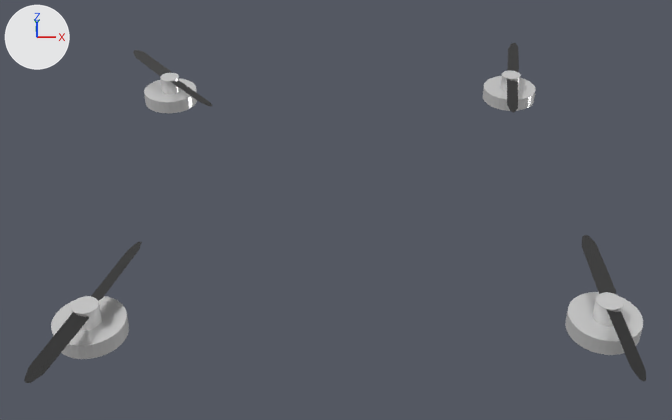
A saved change to the Blender file vizualizacija/app/Drone_OpenGL/DroneOpenGL/models/drone_props.blend.
Both versions are drawn from a camera (50 mm lens) standing at (-0.06, -3.18, 2.56) and looking at (-0.02, 0.09, 0.29). The lights are fixed; the arrows at upper left show +X, +Y and +Z.

Names of what the first picture shows: 'Blade2_Circle.000_Blade2_Circle.008', 'Blade2_Circle.001_Blade2_Circle.009', 'Blade2_Circle.002_Blade2_Circle.010', 'Blade2_Circle.003_Blade2_Circle.011', 'Blade2_Circle.004_Blade2_Circle.014', 'Blade2_Circle.005_Blade2_Circle.015', 'Blade2_Circle.006', 'Blade2_Circle.007', 'Motor.000_MotorStand.004', 'Motor.001_MotorStand.005', 'Motor.002_MotorStand.007', 'Motor.003_MotorStand.003'.
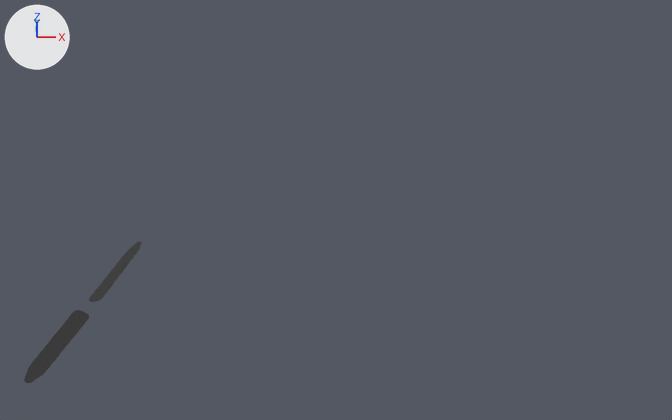
The newer file is also turned or shifted as a whole; pictures and numbers use the older file's frame.

Where the change shows, as pixel boxes (x1, y1, x2, y2) in the pictures (672 x 420 px):
'Motor.001_MotorStand.005', deleted
    before: (565, 292, 643, 355)
'Motor.002_MotorStand.007', deleted
    before: (51, 296, 129, 359)
'Motor.003_MotorStand.003', deleted
    before: (144, 73, 197, 113)
'Motor.000_MotorStand.004', deleted
    before: (483, 71, 536, 111)
'Blade2_Circle.002_Blade2_Circle.010', deleted (black)
    before: (582, 235, 616, 294)
'Blade2_Circle.003_Blade2_Circle.011', deleted (black)
    before: (607, 310, 646, 381)
'Blade2_Circle.006', deleted
    before: (133, 50, 171, 77)
'Blade2_Circle.001_Blade2_Circle.009', deleted
    before: (507, 79, 518, 112)
'Blade2_Circle.000_Blade2_Circle.008', deleted
    before: (507, 43, 519, 72)
'Blade2_Circle.007', deleted
    before: (170, 81, 212, 106)

The edits, one by one:
Object 'Motor.003_MotorStand.003' (ob_motor_003_motorstand_003) is deleted.
Object 'Blade2_Circle.006' (ob_blade2_circle_006) is deleted.
Object 'Blade2_Circle.007' (ob_blade2_circle_007) is deleted.
Object 'Motor.000_MotorStand.004' (ob_motor_000_motorstand_004) is deleted.
Object 'Blade2_Circle.000_Blade2_Circle.008' (ob_blade2_circle_000_blade2_circle_008) is deleted.
Object 'Blade2_Circle.001_Blade2_Circle.009' (ob_blade2_circle_001_blade2_circle_009) is deleted.
Object 'Motor.001_MotorStand.005' (ob_motor_001_motorstand_005) is deleted.
Object 'Blade2_Circle.002_Blade2_Circle.010' (ob_blade2_circle_002_blade2_circle_010) is deleted.
Object 'Blade2_Circle.003_Blade2_Circle.011' (ob_blade2_circle_003_blade2_circle_011) is deleted.
Object 'Motor.002_MotorStand.007' (ob_motor_002_motorstand_007) is deleted.
